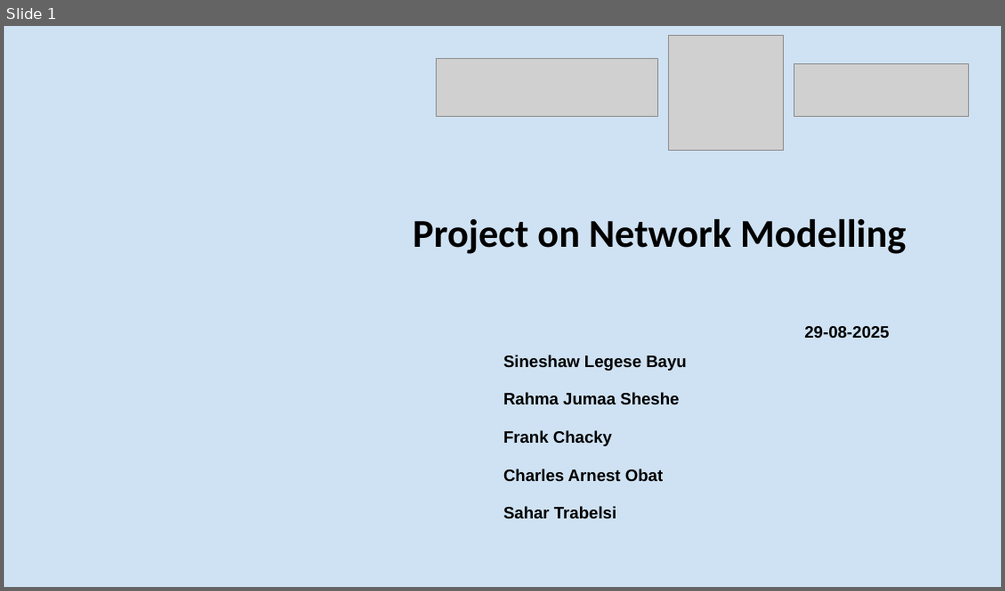
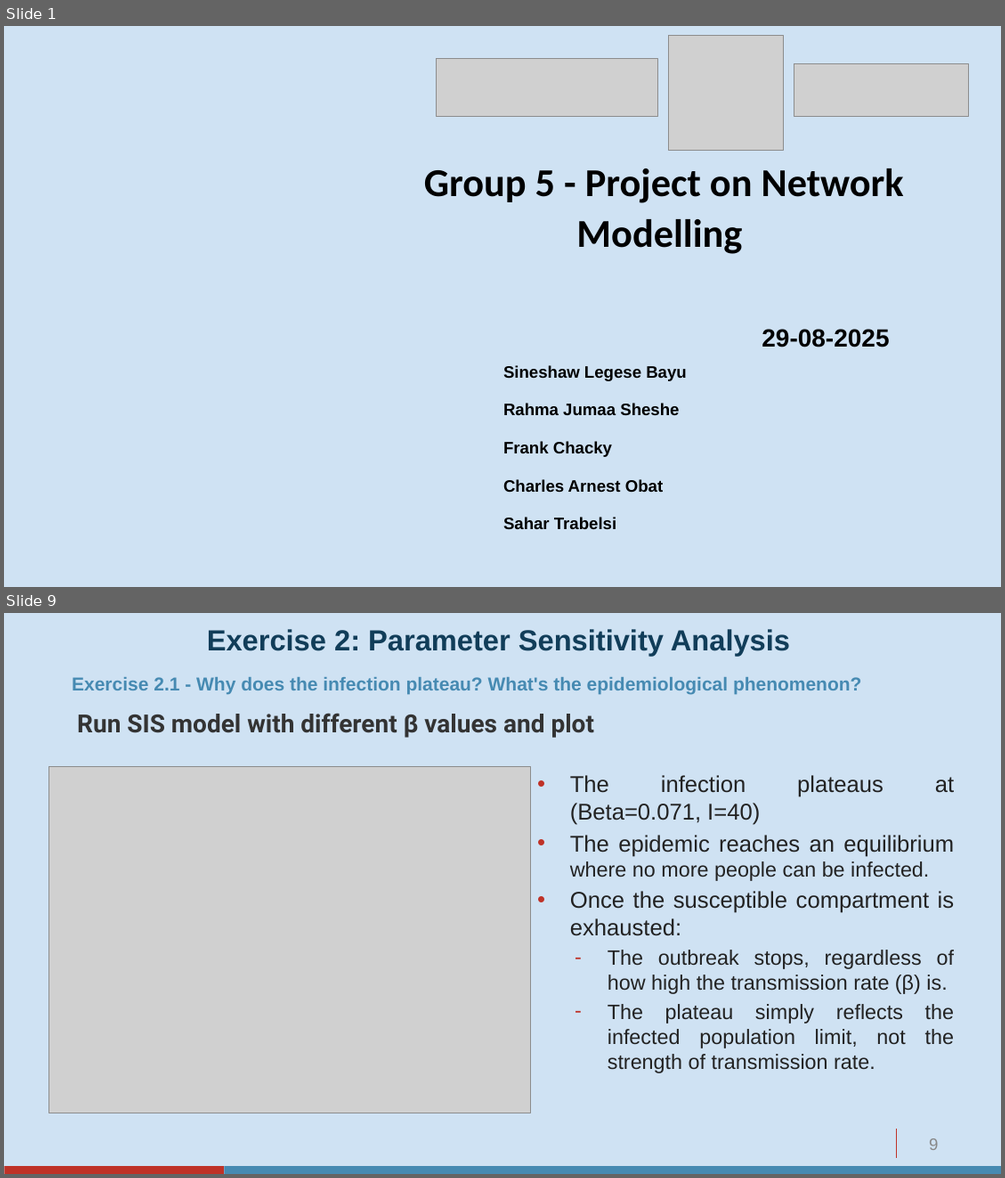
Before and after one commit to sineshawl/Malaria_Training_Network_Modelling, a slide deck: Mathematical Modelling Project - Group 5.pptx. Shown one above the other, each under a label of ours: slide 1 before the commit, slides 1 and 9 after it; the slides between them are not shown. The pictures are 1005x591 and 1005x1178 pixels, drawn with LibreOffice and Linux fonts; fonts in the diff are those of the drawing; grey boxes stand for pictures. Boxes give left, top, right and bottom in pixels: in the first picture for what was removed or moved away, otherwise in the second. Text is boxed around its words. In the diff, an @@ line names an element or a change of style, - is before the commit and + after.

```diff
--- a/Mathematical Modelling Project - Group 5.pptx
+++ b/Mathematical Modelling Project - Group 5.pptx
@@ slide 9 added at (x1=4, y1=613, x2=1001, y2=1174), background #CFE2F3 @@
@@ title added at (x1=207, y1=629, x2=790, y2=656), 28 pt, text #113D59, bold @@
+Exercise 2: Parameter Sensitivity Analysis
@@ text added at (x1=72, y1=677, x2=861, y2=695), 18 pt, text #468AB2, bold @@
+Exercise 2.1 - Why does the infection plateau? What's the epidemiological phenomenon?
@@ text added at (x1=77, y1=713, x2=594, y2=738), 24 pt, text #333333, bold @@
+Run SIS model with different β values and plot
@@ picture added at (x1=48, y1=767, x2=531, y2=1113) @@
@@ text added at (x1=570, y1=775, x2=955, y2=1073), 20 pt, text #222222 @@
+• The infection plateaus at (Beta=0.071, I=40)
+• The epidemic reaches an equilibrium where no more people can be infected.
+• Once the susceptible compartment is exhausted:
+  – The outbreak stops, regardless of how high the transmission rate (β) is.
+  – The plateau simply reflects the infected population limit, not the strength of transmission rate.
@@ line added from (896, 1129) to (896, 1158), #BF3227 0.75 pt @@
@@ page number added at (x1=929, y1=1138, x2=938, y2=1150), 16 pt, text #888888 @@
+9
@@ rectangle added at (x1=4, y1=1166, x2=224, y2=1174), fill #BF3227 @@
@@ rectangle added at (x1=224, y1=1166, x2=1001, y2=1174), fill #468AB2 @@
@@ slide 1 changed as well @@
@@ text at (x1=424, y1=168, x2=904, y2=254): text changed @@
-Project on Network Modelling
+Group 5 - Project on Network Modelling
@@ text at (x1=761, y1=329, x2=889, y2=347): size 16 to 24 pt in "29-08-2025" @@
```
Also in this commit, not shown: 2 other slides changed, 13 other slides added, 5 slides removed, 7 other files.
